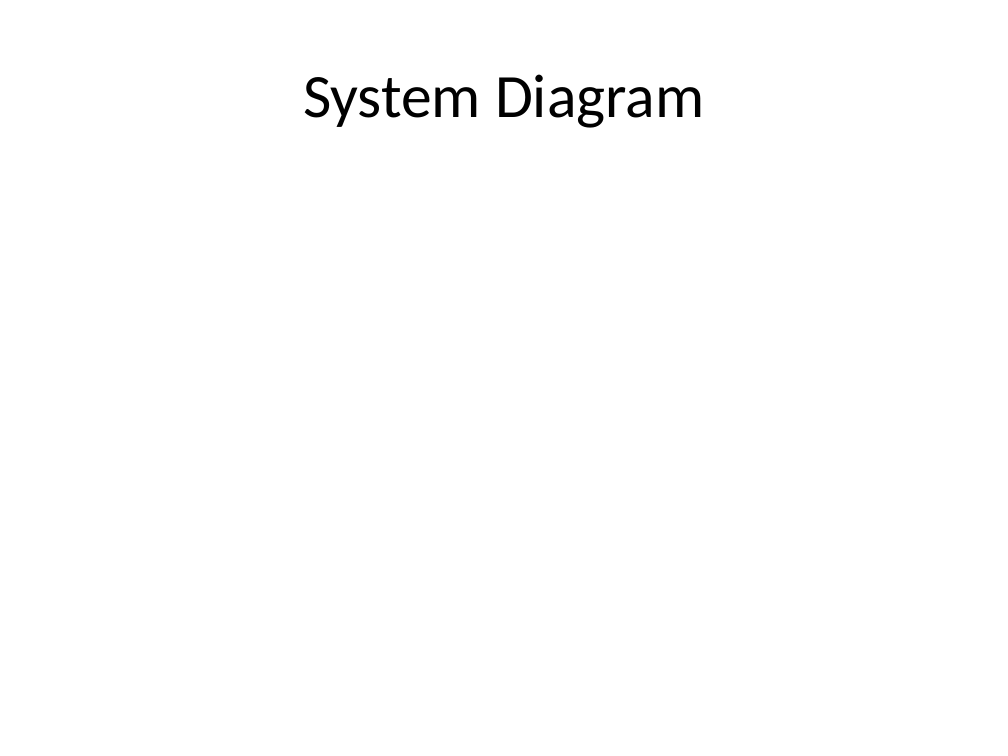
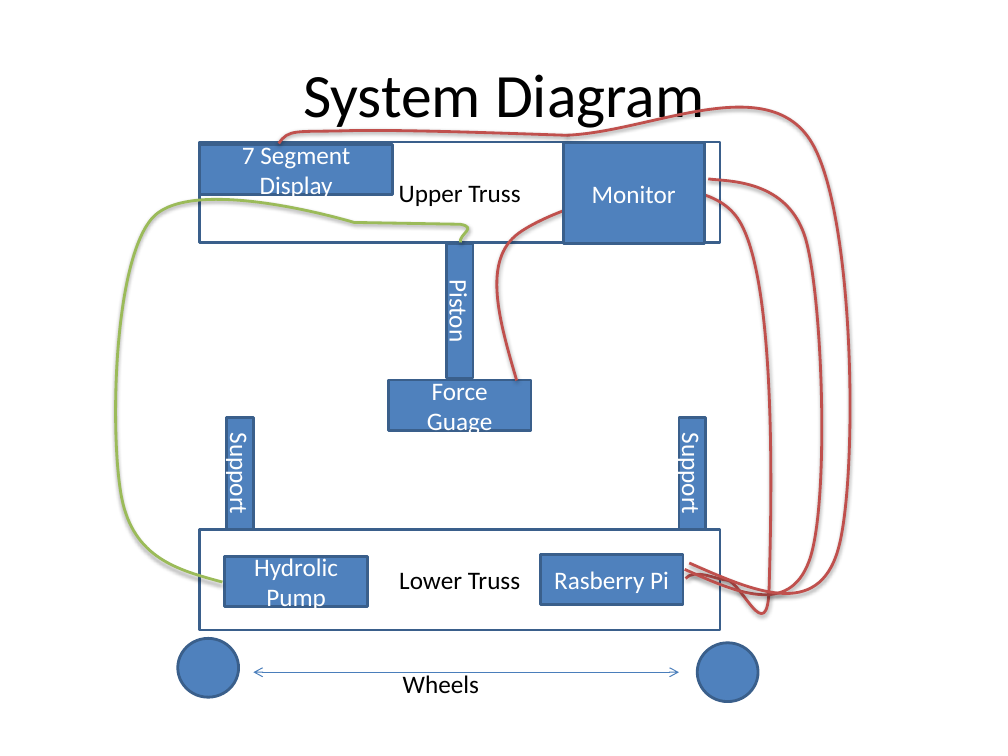
Before and after one commit to TheBengineer/Bridge-Tester, a slide deck: slide 8 of Presentations/November 6, 2013/Competition Bridge Tester.pptx. Drawn at 1008x756 pixels with LibreOffice and Linux fonts; fonts in the diff are those of the drawing. Boxes give left, top, right and bottom in pixels: in the first picture for what was removed or moved away, otherwise in the second. Text is boxed around its words. In the diff, an @@ line names an element or a change of style, - is before the commit and + after.

```diff
--- a/Presentations/November 6, 2013/Competition Bridge Tester.pptx
+++ b/Presentations/November 6, 2013/Competition Bridge Tester.pptx
@@ freeform shape added at bbox=[566, 107, 850, 594], outline #C0504D 2 pt @@
@@ rectangle added at bbox=[200, 142, 721, 243], outline #3A5F8C 2 pt, 18 pt, text #000000 @@
+Upper Truss
@@ rectangle added at bbox=[200, 144, 393, 195], fill #4F81BD, outline #3A5F8C 2 pt, 18 pt, text #FFFFFF @@
+7 Segment Display
@@ freeform shape added at bbox=[279, 130, 568, 143], outline #C0504D 2 pt @@
@@ rectangle added at bbox=[563, 143, 705, 244], fill #4F81BD, outline #3A5F8C 2 pt, 18 pt, text #FFFFFF @@
+Monitor
@@ freeform shape added at bbox=[684, 178, 822, 595], outline #C0504D 2 pt @@
@@ freeform shape added at bbox=[116, 200, 469, 583], outline #9BBB59 2 pt @@
@@ freeform shape added at bbox=[497, 190, 771, 614], outline #C0504D 2 pt @@
@@ rectangle added at bbox=[446, 243, 472, 377], fill #4F81BD, outline #3A5F8C 2 pt, 18 pt, text #FFFFFF @@
+Piston
@@ rectangle added at bbox=[388, 380, 531, 430], fill #4F81BD, outline #3A5F8C 2 pt, 18 pt, text #FFFFFF @@
+Force Guage
@@ rectangle added at bbox=[227, 418, 254, 530], fill #4F81BD, outline #3A5F8C 2 pt, 18 pt, text #FFFFFF @@
+Support
@@ rectangle added at bbox=[679, 418, 705, 530], fill #4F81BD, outline #3A5F8C 2 pt, 18 pt, text #FFFFFF @@
+Support
@@ rectangle added at bbox=[200, 529, 721, 630], outline #3A5F8C 2 pt, 18 pt, text #000000 @@
+Lower Truss
@@ rectangle added at bbox=[225, 556, 368, 607], fill #4F81BD, outline #3A5F8C 2 pt, 18 pt, text #FFFFFF @@
+Hydrolic Pump
@@ rectangle added at bbox=[540, 554, 683, 605], fill #4F81BD, outline #3A5F8C 2 pt, 18 pt, text #FFFFFF @@
+Rasberry Pi
@@ ellipse added at bbox=[177, 638, 238, 697], fill #4F81BD, outline #3A5F8C 2 pt @@
@@ ellipse added at bbox=[698, 643, 758, 702], fill #4F81BD, outline #3A5F8C 2 pt @@
@@ double arrow added from (253, 672) to (679, 672), #4B7EBC 0.75 pt @@
@@ text added at bbox=[403, 675, 479, 694], 18 pt, text #000000 @@
+Wheels
```
Also in this commit, not shown: 5 other slides changed.
